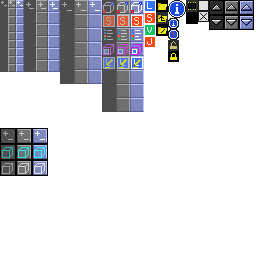
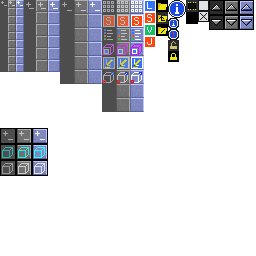
The second 256 × 256 image is a revision of the first. Changes to its layers:
painted on "Icons" over (103, 1, 142, 83)
